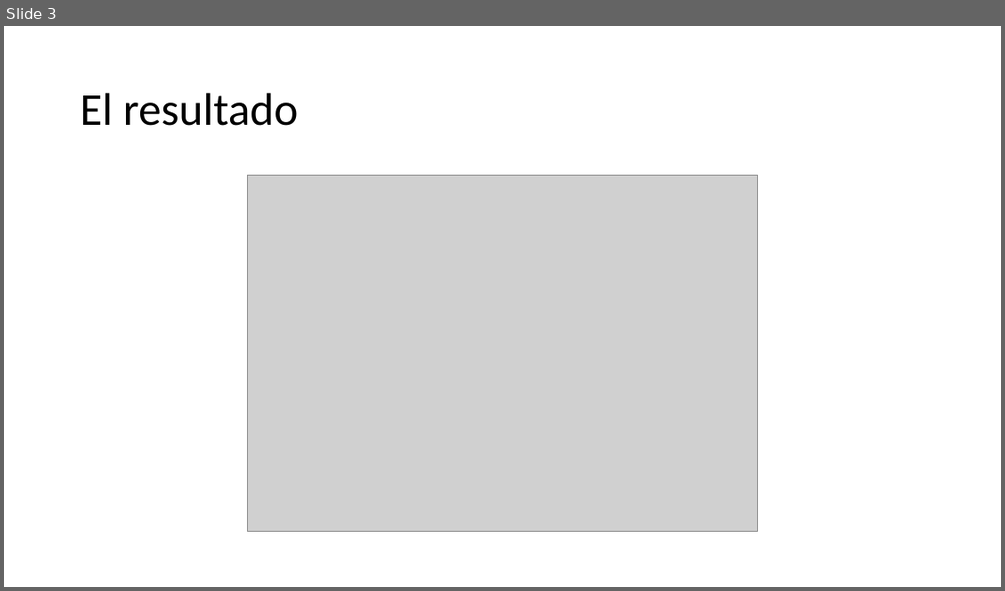
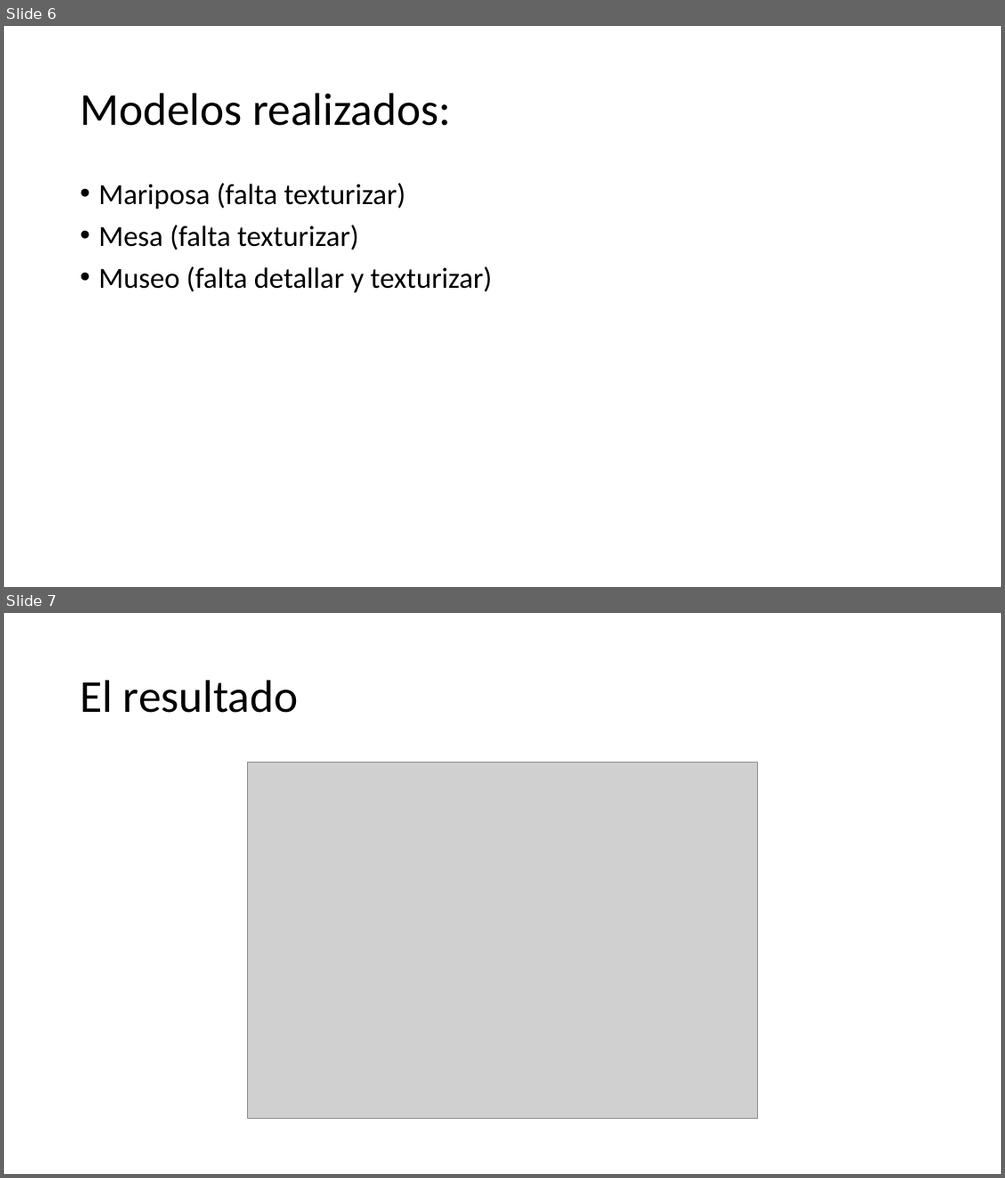
Before and after one commit to EzioFenix/Proyecto_computacion_grafica_2024-1, a slide deck: Presentación del progreso.pptx. Shown one above the other, each under a label of ours: slide 3 before the commit, slides 6 and 7 after it. The pictures are 1005x591 and 1005x1178 pixels, drawn with LibreOffice and Linux fonts; fonts in the diff are those of the drawing; grey boxes stand for pictures. Boxes give left, top, right and bottom in pixels: in the first picture for what was removed or moved away, otherwise in the second. Text is boxed around its words. In the diff, an @@ line names an element or a change of style, - is before the commit and + after.

```diff
--- a/Presentación del progreso.pptx
+++ b/Presentación del progreso.pptx
@@ slide 6 added at [4, 26, 1001, 587], background #FFFFFF @@
@@ title added at [80, 93, 451, 126], 44 pt, text #000000 @@
+Modelos realizados:
@@ text added at [98, 183, 493, 293], 28 pt, text #000000 @@
+• Mariposa (falta texturizar)
+• Mesa (falta texturizar)
+• Museo (falta detallar y texturizar)
@@ what was slide 3 is now slide 7 @@
```
Also in this commit, not shown: 2 slides changed, 10 other slides added, 3 other files.
